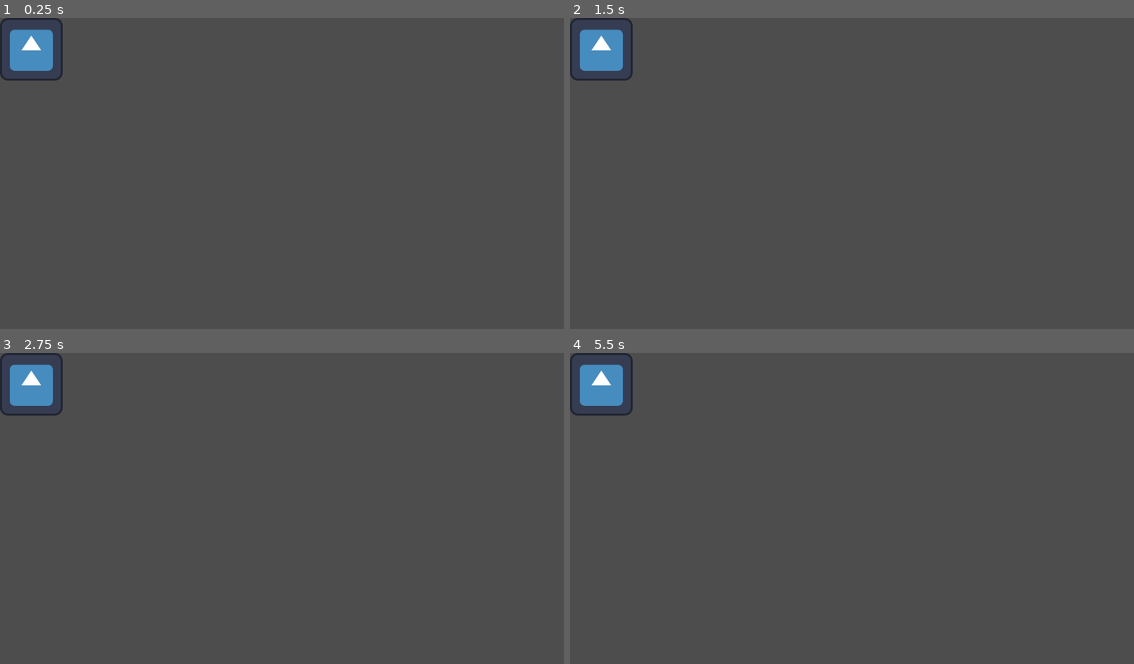
Above: before the commit, frames 1-4 (two rows, left to right).
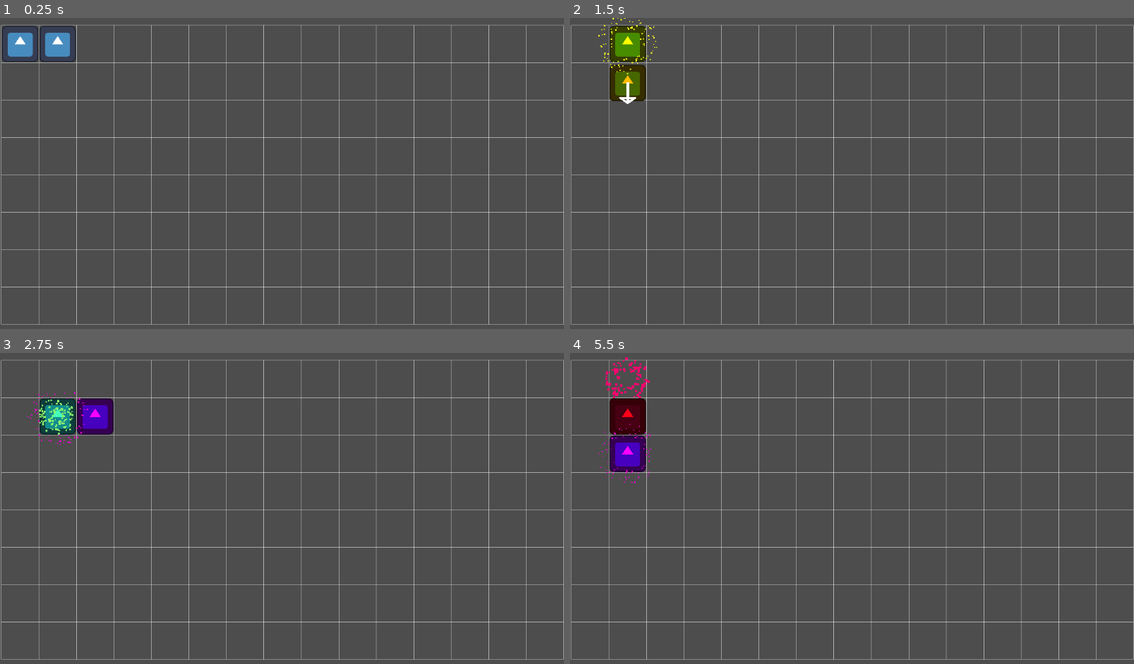
Above: after the commit, the same moments.

Repository: HannesParth/CommandGodot
Game: Godot game, scene res://scenes/map.tscn
Two runs of this game, one before a commit and one after it. Both use one fixed random seed, a clock stepped at 60 frames per second and the inputs below. The engine's default icon, where the game draws it, is replaced by a stand-in: a white triangle on a blue panel in a dark square.
Inputs (mouse positions are in pixels of both pictures, inside the frame that each line leads up to):
- Up to frame 1 (0.25 s): no input
- Up to frame 2 (1.5 s): tap Enter at 0.5 s; move the mouse to (976, 161) at 0.52 s; hold D (right) 0.53-1.28 s; hold C (color, bound only after the commit) 0.53-1.28 s; click (976, 161) at 0.67 s; move the mouse to (739, 192) at 1.27 s; hold S (down) from 1.28 s (still down); tap C (color, bound only after the commit) at 1.35 s
- Up to frame 3 (2.75 s): move the mouse to (338, 443) at 2.02 s; release S (down) at 2.03 s; hold D (right) from 2.03 s (still down); hold C (color, bound only after the commit) from 2.03 s (still down)
- Up to frame 4 (5.5 s): move the mouse to (823, 573) at 2.77 s; release D (right) at 2.78 s; release C (color, bound only after the commit) at 2.78 s; hold W (up) 2.78-3.53 s; tap C (color, bound only after the commit) at 2.85, 4.35 s; click (823, 573) at 2.92 s; move the mouse to (1021, 558) at 3.52 s; hold C (color, bound only after the commit) 3.53-4.28 s; hold A (left) 3.53-5.03 s; move the mouse to (682, 464) at 4.27 s; move the mouse to (880, 511) at 5.02 s; hold S (down) from 5.03 s (still down); hold C (color, bound only after the commit) from 5.03 s (still down); click (880, 511) at 5.17 s

The runs differ from the first frame. In frame 1, 5.3% of the frame differs, in the area x 0-100%, y 0-99%; in frame 2, 6.5%; in frame 3, 6.8%; in frame 4, 6.9%.
Error before the commit: Parse Error: Unexpected "[" in class body. (res://misc_scripts/grid_2d.gd:72)

Commit message:
Completed functionality for persistent commands. Started proper documentation for those scripts

Diff:
--- a/entity.gd
+++ b/entity.gd
@@ -1,5 +1,13 @@
 class_name Entity
 extends Area2D
+## The base entity moved and affected in this tutorial.
+##
+## This script defines the functionality of the entity. It has functions
+## to set its own controller, move itself, and change its sprites color,
+## which includes a particle system.
+## There are private functions to tween its movement, an arrow signaling the
+## direction it is moving in, and the color change.
+
 
 enum ControllerType {
 	AI,
@@ -9,12 +17,21 @@
 @export_category("Refs")
 @export var grid: Grid2D
 @export var controller_parent: Node
+@export var arrow_line: Line2D
+@export var sprite: Sprite2D
+@export var particles: CPUParticles2D
 
 @export_category("Config")
+@export var enable: bool = true
 @export var move_duration: float = 0.3
+@export var controller_type: ControllerType = ControllerType.AI
+@export var colors: Array[Color]
+
+@export_category("Tweens")
 @export var move_transition: Tween.TransitionType = Tween.TransitionType.TRANS_BACK
 @export var move_ease: Tween.EaseType = Tween.EaseType.EASE_IN_OUT
-@export var controller_type: ControllerType = ControllerType.AI#:
+@export var arrow_transition: Tween.TransitionType
+@export var arrow_ease: Tween.EaseType
 
 var current_controller: PerEntityController
 
@@ -22,13 +39,29 @@
 
 
 func _ready() -> void:
-	if grid == null:
-		grid = get_parent() as Grid2D
+	# Null-assert all needed references and properties
 	assert(grid)
+	assert(controller_parent)
+	assert(arrow_line)
+	assert(sprite)
+	assert(particles)
+	assert(colors)
+	assert(colors.size() > 0)
+	assert(colors.has(Color.WHITE))
 
+	# Assign the particle systems color_ramp a new Gradient Resource.
+	# Otherwise, all Entities access the same Resource.
+	particles.color_ramp = Gradient.new()
+
+	# Make sure the arrow line is hidden
+	arrow_line.hide()
+
+	# Set the controller of this entity
 	_set_controller_type(controller_type)
 
 
+## Sets up the current controller based on the given [enum ControllerType]. [br]
+## Adds the new controller to the as a child of the [param controller_parent]
 func _set_controller_type(value: ControllerType) -> void:
 	if value == controller_type && current_controller != null:
 		return
@@ -43,24 +76,51 @@
 		current_controller = PerPlayerController.new(self)
 
 	controller_parent.add_child(current_controller)
-	print("Set controller: " + ControllerType.keys()[controller_type])
 
 
+## Moves the [Entity] in the given direction on the grid. [br]
+## Does not move if the direction is off the grid, if it is currently
+## moving, or if it is disabled.
 func move(dir: Vector2i) -> void:
-	if is_moving:
+	if is_moving || !enable:
 		return
 
-	var current_cell := grid.cell_at_position(position)
-	var new_cell = current_cell + dir
-	var target = grid.get_cell_position(new_cell, Grid2D.CellPosition.CENTER)
+	var current_cell: Vector2i = grid.get_cell_at_position(position)
+	var new_cell: Vector2i = current_cell + dir
+	if !grid.is_cell_in_grid(new_cell):
+		print_debug("You (" + name + ") cannot move in this direction.")
+		return
 
+	var target: Vector2i = grid.get_cell_position(new_cell, Grid2D.CellPosition.CENTER)
 	if target == Vector2i(-1, -1):
 		return
 
 	_tween_movement(target)
+	_tween_arrow(dir)
 
 
-# see https://easings.net for Transition exampels
+## Sets the [member CanvasItem.self_modulate] of the [Entity]s [member Entity.sprite]. [br]
+## Also sets the particle systems [member CPUParticles2D.color_ramp] accordingly
+## and starts it. [br]
+## Does nothing if the [Entity] is disabled.
+func set_sprite_color(col: Color) -> void:
+	if !enable:
+		return
+	particles.color_ramp.set_color(0, sprite.self_modulate)
+	particles.color_ramp.set_color(1, col)
+	particles.restart()
+	_tween_color(sprite, col)
+
+
+## Returns the [member CanvasItem.self_modulate] color of the [member Entity.sprite]
+func get_sprite_color() -> Color:
+	return sprite.self_modulate
+
+
+## Tweens the Entities movement with the set [member Entity.move_transition] and
+## [member Entity.move_ease] for the [member Entity.move_duration]. [br]
+## Sets [member Entity.is_moving] at the start and end of the tween. [br]
+## See [url]https://easings.net[/url] for transition and easing curves.
 func _tween_movement(target: Vector2) -> void:
 	is_moving = true
 
@@ -71,3 +131,34 @@
 
 	await tween.finished
 	is_moving = false
+
+
+## Tweens the Entities direction arrow with the set [member Entity.arrow_transition]
+## and [member Entity.arrow_ease] for half the [member Entity.move_duration]. [br]
+## Rotates the [member Entity.arrow_line] in the movement direction.
+## See [url]https://easings.net[/url] for transition and easing curves.
+func _tween_arrow(dir: Vector2i) -> void:
+	# Get angle of directon + 90°
+	# Since the default angle is relative to the x-axis
+	var angle := Vector2(-dir).angle() + PI / 2
+	arrow_line.rotation = angle
+	arrow_line.scale = Vector2(1, 0.1)
+
+	arrow_line.show()
+	var tween = get_tree().create_tween()
+	tween.tween_property(arrow_line, "scale", Vector2.ONE, move_duration / 2)\
+		.set_trans(arrow_transition)\
+		.set_ease(arrow_ease)
+	tween.tween_property(arrow_line, "scale", Vector2(1, 0.1), move_duration / 2)\
+		.set_trans(arrow_transition)\
+		.set_ease(arrow_ease)
+
+	await tween.finished
+	arrow_line.hide()
+
+
+## Tweens the [param target]s [member CanvasItem.self_modulate] to the given
+## [param color] over 0.5 seconds.
+func _tween_color(target: Node2D, color: Color) -> void:
+	var tween = get_tree().create_tween()
+	tween.tween_property(target, "self_modulate", color, 0.5)
--- a/misc_scripts/grid_2d.gd
+++ b/misc_scripts/grid_2d.gd
@@ -2,6 +2,12 @@
 class_name Grid2D
 extends Node2D
 ## Node for drawing an in-game-visible 2D grid.
+##
+## The setters of this script check each other and redraw the grid.
+## It also has various utility functions to make the management of
+## objects on it easier.
+## For the purposes of this tutorial, all position management is assumed
+## to be for the grids direct children.
 
 enum CellPosition {
 	CENTER,
@@ -34,6 +40,7 @@
 		queue_redraw()
 
 var grid_point_size := Vector2i(128, 128)
+
 
 ## Draws the visible lines for the grid
 func _draw():
@@ -68,10 +75,11 @@
 
 
 ## Gets the position of a given [param cell] in the grids local space
-## depending on the given [param target] which is an enum [enum Grid2D.CellPosition].
-[br]
+## depending on the given [param target] which is an enum
+## [enum Grid2D.CellPosition]. [br]
+## Returns [code]Vector2i(-1, -1)[/code] if the [param cell] is not on the grid.
 func get_cell_position(cell: Vector2i, target: CellPosition = CellPosition.CENTER) -> Vector2i:
-	if cell.x < 0 || cell.y < 0 || cell.x >= grid_size.x || cell.y >= grid_size.y:
+	if !is_cell_in_grid(cell):
 		push_error("Cell " + str(cell) + "is not on the grid.")
 		return Vector2i(-1, -1)
 
@@ -91,8 +99,11 @@
 			return cell_origin  # Fallback: top-left
 
 
-# important: pos is local
-func cell_at_position(pos: Vector2) -> Vector2i:
+## Gets the grid cell at the given [param pos]. [br]
+## Returns [code]Vector2i(-1, -1)[/code] if the [param pos] is not on the grid.
+## [br][br]
+## [b]Important: [/b] pos has to be in the local space of the grid.
+func get_cell_at_position(pos: Vector2) -> Vector2i:
 	if !is_pos_on_grid(pos):
 		push_error("Position" + str(pos) + "is not on the grid.")
 		return Vector2i(-1, -1)
@@ -102,10 +113,16 @@
 	return Vector2i(cell_x, cell_y)
 
 
-# important: point is local
-func snap_to_cell(point: Vector2, target: CellPosition = CellPosition.CENTER) -> Vector2i:
+## Snaps a given [param point] to a [param target] position of the cell
+## the point is inside of.
+## Returns [code]Vector2i(-1, -1)[/code] if the [param point] is not on the grid.
+## [br][br]
+## [b]Important: [/b] point has to be in the local space of the grid.
+func snap_point_to_cell(
+		point: Vector2,
+		target: CellPosition = CellPosition.CENTER) -> Vector2i:
 	if !is_pos_on_grid(point):
-		push_error("Point {point} is not on the grid.")
+		push_error("point" + str(point) + "is not on the grid.")
 		return Vector2i(0, 0)
 
 	var cell_x = int(point.x / cell_size.x)
@@ -132,3 +149,10 @@
 		&& pos.y > 0
 		&& pos.x < grid_point_size.x
 		&& pos.y < grid_point_size.y)
+
+
+func is_cell_in_grid(cell: Vector2i) -> bool:
+	return (cell.x >= 0
+	&& cell.y >= 0
+	&& cell.x < grid_size.x
+	&& cell.y < grid_size.y)
--- a/persistent_commands/per_ai_controller.gd
+++ b/persistent_commands/per_ai_controller.gd
@@ -1,24 +1,34 @@
 class_name PerAIController
 extends PerEntityController
 
-@export var break_time: float = 1.5
+@export var break_time: float = 0.8
 
 var action_timer: Timer
 var rng: RandomNumberGenerator = RandomNumberGenerator.new()
 
+var directions: Array[Vector2i] = [
+	Vector2i.UP,
+	Vector2i.DOWN,
+	Vector2i.LEFT,
+	Vector2i.RIGHT,
+]
+
 func _ready() -> void:
 	action_timer = Timer.new()
+	action_timer.one_shot = false
 	action_timer.wait_time = break_time
 	action_timer.timeout.connect(_perform_action)
+	add_child(action_timer)
+	action_timer.start()
 
 
 func _perform_action() -> void:
-	var actions: Array[Callable] = [_move]
-	var random: Callable = actions.pick_random() as Callable
+	var actions: Array[Callable] = [_move, _send_color_command]
+	var random := actions.pick_random() as Callable
 	random.call()
 
 
 func _move() -> void:
-	var dir := Vector2i(rng.randi_range(-1, 1), rng.randi_range(-1, 1))
+	var dir: Vector2i = directions.pick_random()
 	var params = PerMovementCommand.Params.new(dir)
 	movement_command.execute(entity, params)
--- /dev/null
+++ b/persistent_commands/per_color_command.gd
@@ -0,0 +1,15 @@
+class_name PerColorCommand
+extends PersistentCommand
+
+class Params:
+	var picked_color: Color
+
+	func _init(col: Color) -> void:
+		picked_color = col
+
+func execute(entity: Entity, data: Object = null) -> void:
+	if data is not Params:
+		push_error("Color Command did not get the correct Params")
+		return;
+
+	entity.set_sprite_color((data as Params).picked_color)
--- a/persistent_commands/per_entity_controller.gd
+++ b/persistent_commands/per_entity_controller.gd
@@ -5,6 +5,15 @@
 var entity: Entity
 
 var movement_command := PerMovementCommand.new()
+var color_command := PerColorCommand.new()
 
 func _init(e: Entity) -> void:
 	self.entity = e
+
+func _send_color_command() -> void:
+	var newColor: Color = entity.colors.pick_random()
+	while newColor == entity.get_sprite_color():
+		newColor = entity.colors.pick_random()
+
+	var params = PerColorCommand.Params.new(newColor)
+	color_command.execute(entity, params)
--- a/persistent_commands/per_player_controller.gd
+++ b/persistent_commands/per_player_controller.gd
@@ -1,6 +1,5 @@
 class_name PerPlayerController
 extends PerEntityController
-
 
 
 func _input(event: InputEvent) -> void:
@@ -17,6 +16,8 @@
 		params = PerMovementCommand.Params.new(Vector2i.LEFT)
 	elif event.is_action_pressed("right"):
 		params = PerMovementCommand.Params.new(Vector2i.RIGHT)
+	elif event.is_action_pressed("color"):
+		_send_color_command()
 
 	if params != null:
 		movement_command.execute(entity, params)
--- a/project.godot
+++ b/project.godot
@@ -14,6 +14,10 @@
 run/main_scene="uid://ccrltx83qwths"
 config/features=PackedStringArray("4.4", "Mobile")
 config/icon="res://icon.svg"
+
+[editor_plugins]
+
+enabled=PackedStringArray("res://addons/bbcode_edit.editor/plugin.cfg")
 
 [file_customization]
 
@@ -50,6 +54,36 @@
 , Object(InputEventKey,"resource_local_to_scene":false,"resource_name":"","device":-1,"window_id":0,"alt_pressed":false …(186 unchanged characters)…
 ]
 }
+color={
+"deadzone": 0.2,
+"events": [Object(InputEventKey,"resource_local_to_scene":false,"resource_name":"","device":-1,"window_id":0,"alt_pressed":false,"shift_pressed":false,"ctrl_pressed":false,"meta_pressed":false,"pressed":false,"keycode":0,"physical_keycode":67,"key_label":0,"unicode":99,"location":0,"echo":false,"script":null)
+]
+}
+bbcode_edit/toggle_bold={
+"deadzone": 0.5,
+"events": [Object(InputEventKey,"resource_local_to_scene":false,"resource_name":"","device":0,"window_id":0,"alt_pressed":true,"shift_pressed":false,"ctrl_pressed":false,"meta_pressed":false,"pressed":false,"keycode":66,"physical_keycode":0,"key_label":0,"unicode":0,"location":0,"echo":false,"script":null)
+]
+}
+bbcode_edit/toggle_italic={
+"deadzone": 0.5,
+"events": [Object(InputEventKey,"resource_local_to_scene":false,"resource_name":"","device":0,"window_id":0,"alt_pressed":true,"shift_pressed":false,"ctrl_pressed":false,"meta_pressed":false,"pressed":false,"keycode":73,"physical_keycode":0,"key_label":0,"unicode":0,"location":0,"echo":false,"script":null)
+]
+}
+bbcode_edit/toggle_underline={
+"deadzone": 0.5,
+"events": [Object(InputEventKey,"resource_local_to_scene":false,"resource_name":"","device":0,"window_id":0,"alt_pressed":true,"shift_pressed":false,"ctrl_pressed":false,"meta_pressed":false,"pressed":false,"keycode":85,"physical_keycode":0,"key_label":0,"unicode":0,"location":0,"echo":false,"script":null)
+]
+}
+bbcode_edit/toggle_strike={
+"deadzone": 0.5,
+"events": [Object(InputEventKey,"resource_local_to_scene":false,"resource_name":"","device":0,"window_id":0,"alt_pressed":true,"shift_pressed":false,"ctrl_pressed":false,"meta_pressed":false,"pressed":false,"keycode":67,"physical_keycode":0,"key_label":0,"unicode":0,"location":0,"echo":false,"script":null)
+]
+}
+bbcode_edit/editor/open_current_file_documentation={
+"deadzone": 0.5,
+"events": [Object(InputEventKey,"resource_local_to_scene":false,"resource_name":"","device":0,"window_id":0,"alt_pressed":false,"shift_pressed":true,"ctrl_pressed":false,"meta_pressed":false,"pressed":false,"keycode":4194332,"physical_keycode":0,"key_label":0,"unicode":0,"location":0,"echo":false,"script":null)
+]
+}
 
 [rendering]
 
--- a/scenes/entity.tscn
+++ b/scenes/entity.tscn
@@ -7,9 +7,24 @@
 radius = 62.0
 height = 125.0
 
-[node name="Entity" type="Area2D" node_paths=PackedStringArray("controller_parent")]
+[sub_resource type="Curve" id="Curve_m0cyi"]
+_limits = [0.0, 100.0, 0.0, 1.0]
+_data = [Vector2(0, 1), 0.0, 0.0, 0, 0, Vector2(0.810997, 35.1826), 122.06, 122.06, 0, 0, Vector2(1, 100), 0.0, 0.0, 0, 0]
+point_count = 3
+
+[sub_resource type="Curve" id="Curve_gr72c"]
+_data = [Vector2(0, 0.205758), 0.0, 0.0, 0, 0, Vector2(0.697595, 1), 0.0, 0.0, 0, 0, Vector2(1, 0.205758), 0.0, 0.0, 0, 0]
+point_count = 3
+
+[sub_resource type="Gradient" id="Gradient_gr72c"]
+
+[node name="Entity" type="Area2D" node_paths=PackedStringArray("controller_parent", "arrow_line", "sprite", "particles")]
 script = ExtResource("1_gr72c")
 controller_parent = NodePath("ControllerParent")
+arrow_line = NodePath("ArrowLine")
+sprite = NodePath("Sprite2D")
+particles = NodePath("CPUParticles2D")
+colors = Array[Color]([Color(1, 1, 1, 1), Color(1, 0, 0, 1), Color(0, 1, 0, 1), Color(0, 0, 1, 1), Color(1, 1, 0, 1), Color(1, 0, 1, 1), Color(0, 1, 1, 1)])
 
 [node name="Sprite2D" type="Sprite2D" parent="."]
 texture = ExtResource("1_hsfu5")
@@ -21,3 +36,28 @@
 visible = false
 
 [node name="ControllerParent" type="Node" parent="."]
+
+[node name="ArrowLine" type="Line2D" parent="."]
+visible = false
+points = PackedVector2Array(0, 0, 0, 100, -25, 75, 25, 75, 0, 100)
+joint_mode = 2
+begin_cap_mode = 2
+end_cap_mode = 2
+
+[node name="CPUParticles2D" type="CPUParticles2D" parent="."]
+emitting = false
+amount = 100
+lifetime = 0.8
+one_shot = true
+explosiveness = 1.0
+emission_shape = 2
+emission_sphere_radius = 25.0
+spread = 180.0
+gravity = Vector2(0, 0)
+initial_velocity_min = 100.0
+initial_velocity_max = 120.0
+damping_curve = SubResource("Curve_m0cyi")
+scale_amount_min = 3.0
+scale_amount_max = 6.0
+scale_amount_curve = SubResource("Curve_gr72c")
+color_ramp = SubResource("Gradient_gr72c")
--- a/scenes/map.tscn
+++ b/scenes/map.tscn
@@ -6,13 +6,19 @@
 [node name="Node2D" type="Node2D"]
 
 [node name="Grid2D" type="Node2D" parent="."]
+position = Vector2(3, 15)
+scale = Vector2(0.58, 0.58)
 script = ExtResource("1_ci6au")
 cell_size = Vector2i(132, 132)
-grid_size = Vector2i(10, 10)
+grid_size = Vector2i(15, 8)
 grid_color = Color(1, 1, 1, 0.576471)
 metadata/_custom_type_script = "uid://c0tykqvjwsm2m"
 
 [node name="Entity" parent="Grid2D" node_paths=PackedStringArray("grid") instance=ExtResource("2_26yhd")]
-position = Vector2(64, 64)
+position = Vector2(66, 66)
 grid = NodePath("..")
 controller_type = 1
+
+[node name="Entity2" parent="Grid2D" node_paths=PackedStringArray("grid") instance=ExtResource("2_26yhd")]
+position = Vector2(198, 66)
+grid = NodePath("..")
Not shown, added: persistent_commands/per_color_command.gd.uid
Not shown: 1 places in scenes/entity.tscn that only renumber resources
